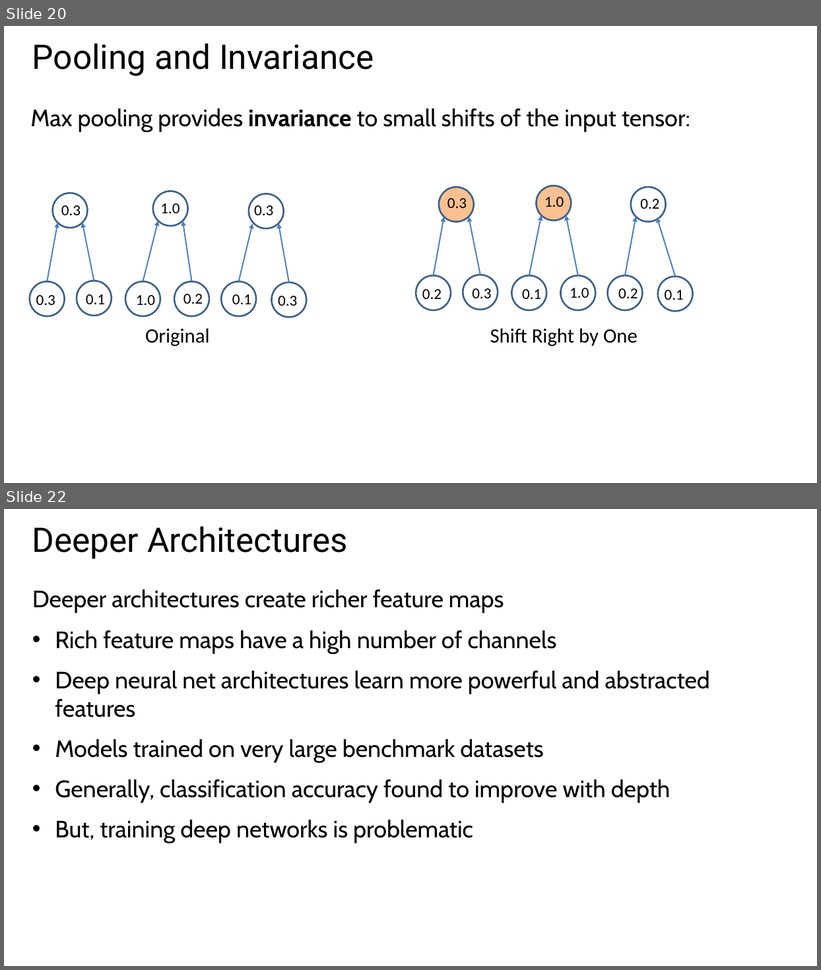
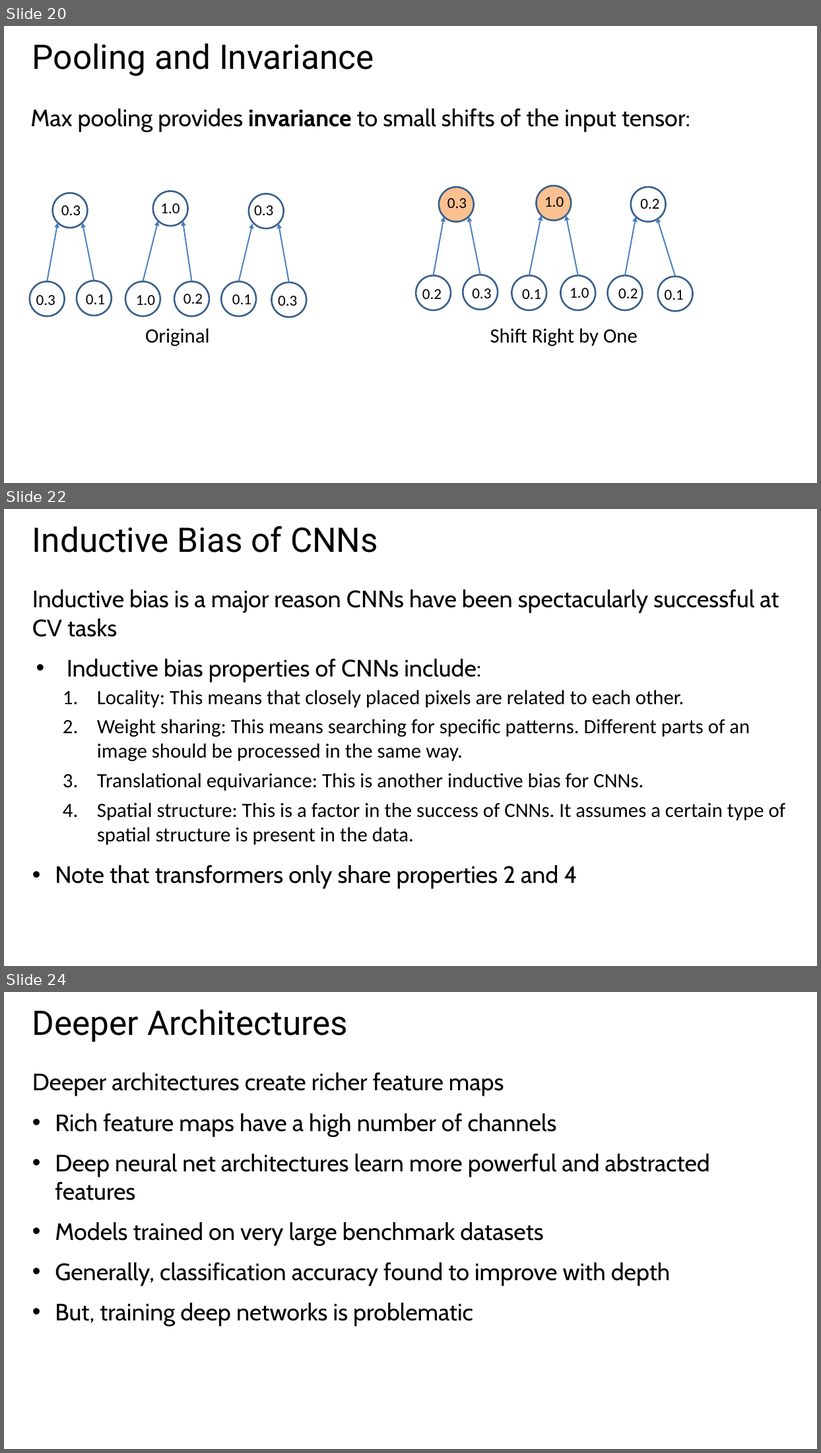
Before and after one commit to StephenElston/CSCI-E25, a slide deck: Slides/6_ConvolutionalNNs.pptx. Shown one above the other, each under a label of ours: slides 20 and 22 before the commit, slides 20, 22 and 24 after it; the slides between them are not shown. The pictures are 821x970 and 821x1453 pixels, drawn with LibreOffice and Linux fonts; fonts in the diff are those of the drawing. Boxes give left, top, right and bottom in pixels: in the first picture for what was removed or moved away, otherwise in the second. Text is boxed around its words. In the diff, an @@ line names an element or a change of style, - is before the commit and + after.

```diff
--- a/Slides/6_ConvolutionalNNs.pptx
+++ b/Slides/6_ConvolutionalNNs.pptx
@@ slide 22 added at (4,509,817,966), background #FFFFFF @@
@@ title added at (32,526,378,553), 40 pt, text #000000 @@
+Inductive Bias of CNNs
@@ text added at (32,590,786,889), 24 pt, text #000000 @@
+Inductive bias is a major reason CNNs have been spectacularly successful at CV tasks
+• Inductive bias properties of CNNs include:
+  1. Locality: This means that closely placed pixels are related to each other.
+  2. Weight sharing: This means searching for specific patterns. Different parts of an image should be processed in the same way.
+  3. Translational equivariance: This is another inductive bias for CNNs.
+  4. Spatial structure: This is a factor in the success of CNNs. It assumes a certain type of spatial structure is present in the data.
+• Note that transformers only share properties 2 and 4
@@ what was slide 22 is now slide 24 @@
```
Also in this commit, not shown: 3 slides changed, 2 other slides added, 1 slide removed.
